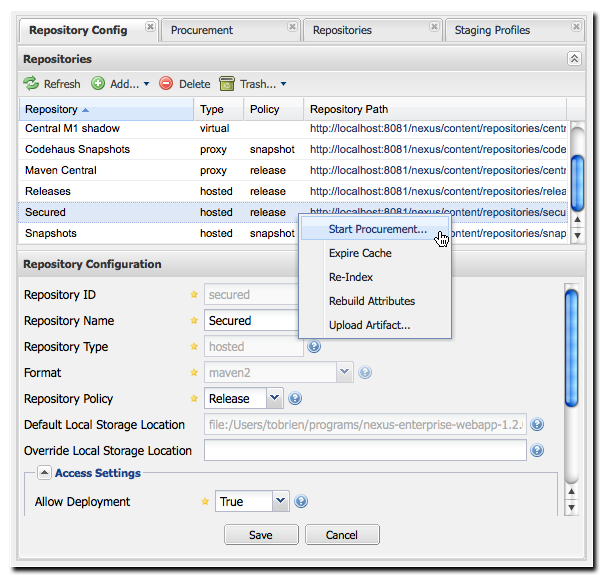
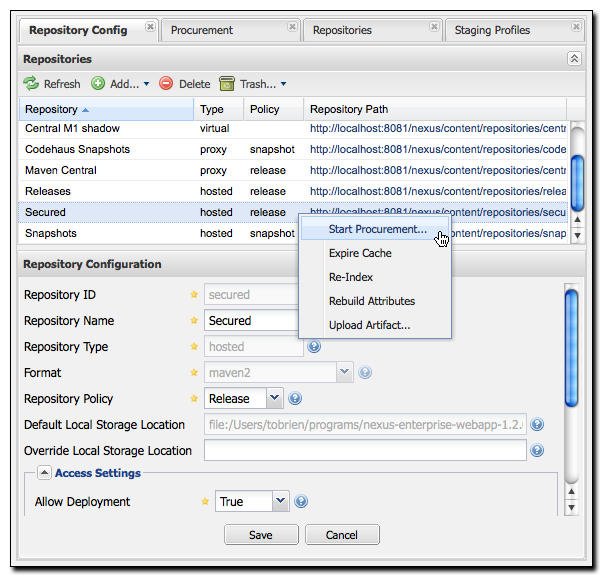
The second w=603, h=577 image is a revision of the first. Changes to its layers:
renamed "Layer 2" to "Layer 0", moved it above "Layer 2", painted on it over [10, 10, 593, 567]
renamed "Layer 3" to "Layer 2", painted on it over [10, 10, 593, 567]
